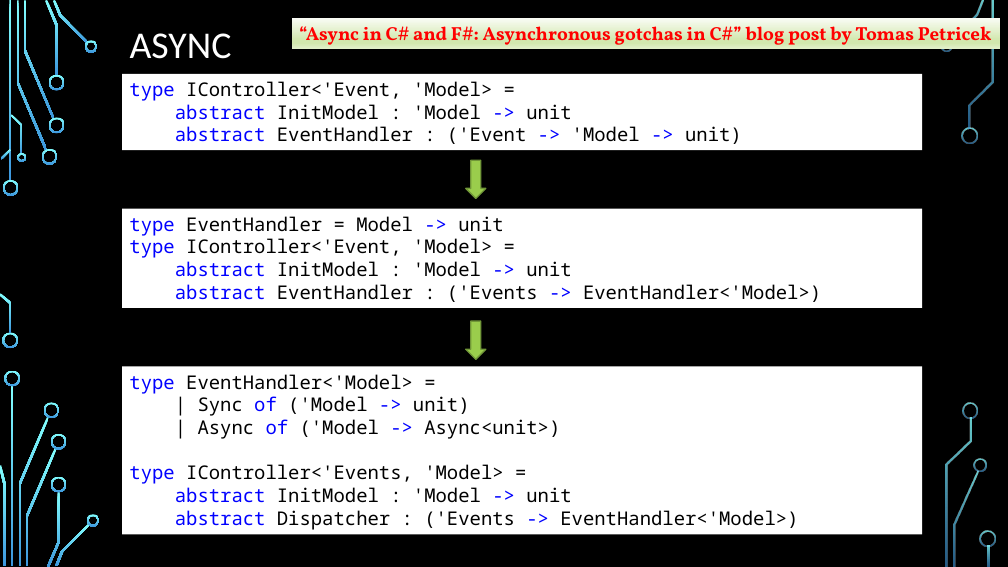
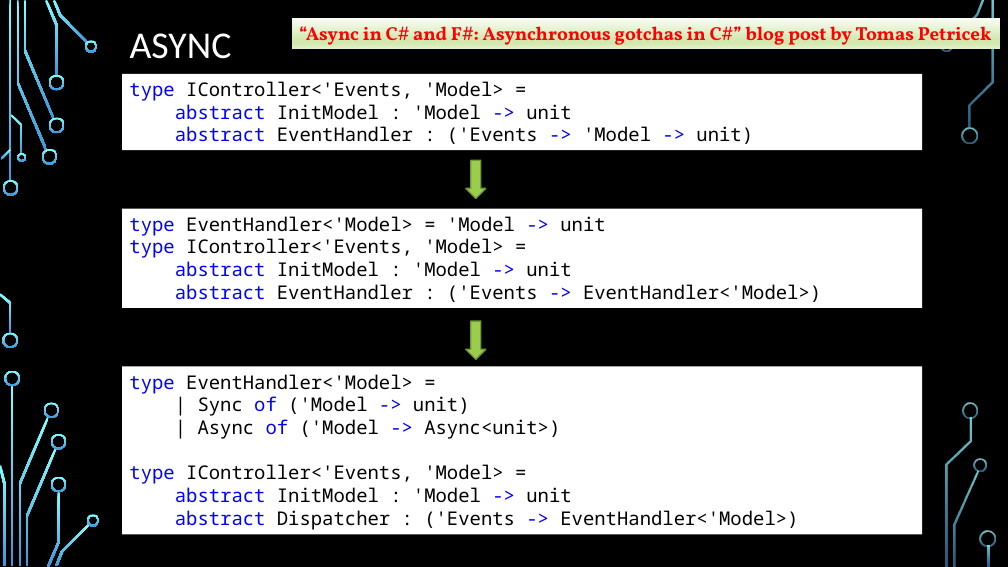
Before and after one commit to dmitry-a-morozov/fsharp-wpf-mvc-series, a slide deck: slide 11 of NYC Meetup.2013-04-23.pptx (slide 13 before the commit). Drawn at 1008x567 pixels with LibreOffice and Linux fonts; fonts in the diff are those of the drawing; background and template pictures are left out. Boxes give left, top, right and bottom in pixels: in the first picture for what was removed or moved away, otherwise in the second. Text is boxed around its words. In the diff, an @@ line names an element or a change of style, - is before the commit and + after.

```diff
--- a/NYC Meetup.2013-04-23.pptx
+++ b/NYC Meetup.2013-04-23.pptx
@@ text in rectangle at [129, 81, 503, 101]: text changed @@
-type IController<'Event, 'Model> =
+type IController<'Events, 'Model> =
@@ text in rectangle at [175, 126, 753, 144]: text changed @@
-abstract EventHandler : ('Event -> 'Model -> unit)
+abstract EventHandler : ('Events -> 'Model -> unit)
@@ text in rectangle at [129, 216, 605, 258]: text changed @@
-type EventHandler = Model -> unit
-type IController<'Event, 'Model> =
+type EventHandler<'Model> = 'Model -> unit
+type IController<'Events, 'Model> =
```
Also in this commit, not shown: 5 other slides changed, 1 slide removed, 13 other files.
